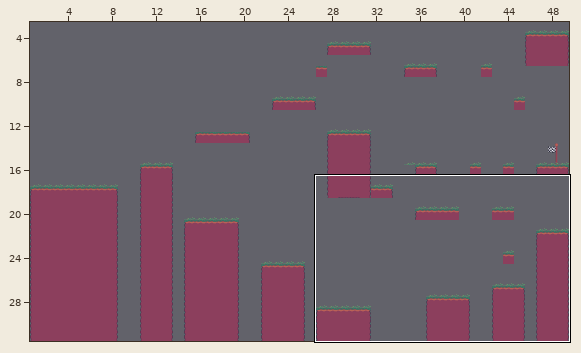
An edit to a level. Tiled map (JSON), maps/Map3.json. Above, an overview of the earlier version with the close-up marked.
Close-up. First the earlier version:
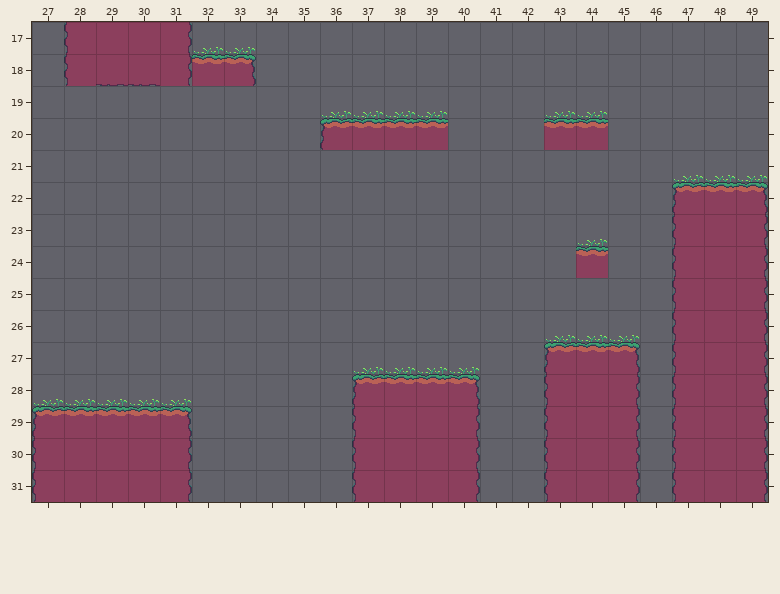
Cells are 32x32 px. Shown: x 27..49, y 17..31. The commit also changed other parts of the map, which this record leaves out.
The result:
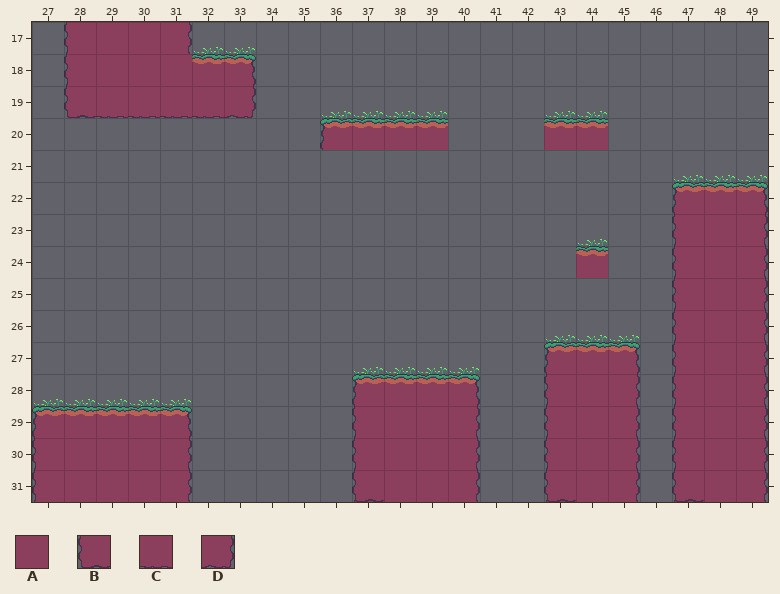
Key: from "Sprites": A 9, B 16, C 17, D 18.
_ is an empty cell.
Changes in this commit:
Layer "Decoration":
y 18: x 29..31 ___ -> AAA
y 19: x 28..33 ______ -> BCCCCD
y 31: x 37 _ -> B; x 43 _ -> B; x 47 _ -> B
